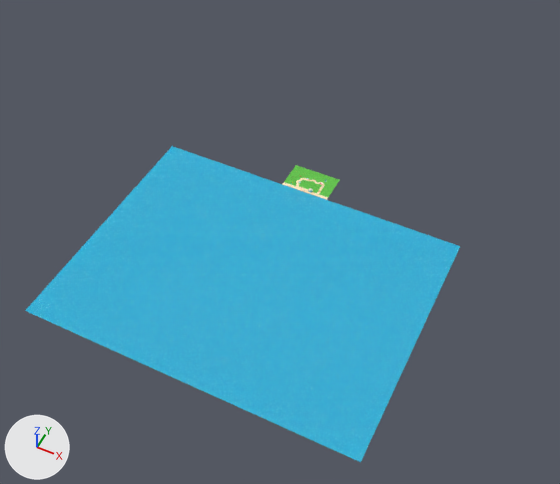
The Blender file tracks-src/splash_lagoon.blend: old version first, new version second.
The view is the same before and after, from a 50 mm lens placed at (2496.0, -5488.0, 5862.0), pointed at (-6.0, -483.0, -394.0). Lighting does not change. The marker at lower left points along +X, +Y and +Z. The picture after the commit comes second.

Objects in the first picture: 'Sand', 'Sea South'.
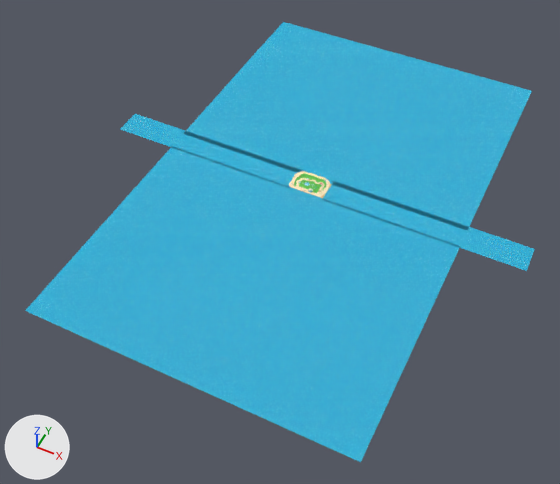
Not visible in the pictures: 'Coconut Palm 2.006', 'Wave Pool Deck', 'Wave Pool', 'Wave Crest 0', 'Kiddie Pool', 'Park Path 1', 'Park Path 3'.

Where the newer file only moved an object's origin or applied its transform, the numbers keep the older frame.

Changed parts and their boxes [x1, y1, x2, y2] in the pictures (560 x 484 px):
'Sea North', added: after [183, 22, 532, 230]
'Sea East', added: after [323, 183, 535, 271]
'Sea West', added: after [120, 114, 301, 187]
part 1 of me_sand, recoloured: before [285, 165, 339, 197]
part 2 of me_sand, recoloured: [291, 172, 330, 195] in both

The change in detail:
me_sand has 16758 vertices, 33000 faces and spans x -200.0..330.0, y -200.0..300.0, z -8.0..5.0.
me_sand is used by ob_sand; location (0.0, 0.0, 0.0).
me_sand part 1: 3309 faces spanning x -200.0..330.0, y -4.0..300.0, z -5.0..1.0 switch from mat_kp_park_lawn__soft_sand to mat_kp_park_wet_sand__deep_water.
me_sand part 2: 3363 faces spanning x -148.0..278.0, y -4.0..264.0, z -1.0..5.0 switch from mat_kp_park_lawn__soft_sand to mat_kp_park_sand__soft_sand.
Mesh me_park_path_3 is new.
It has 14 vertices, 6 faces and spans x 98.0..102.0, y 50.0..88.0, z 3.4..4.9.
It uses material mat_kp_pool_tile.
Mesh me_park_path_1 is new.
It has 10 vertices, 4 faces and spans x 66.7..89.3, y 78.5..99.5, z 4.6..4.8.
It uses material mat_kp_pool_tile.
Mesh me_kiddie_pool is new.
It has 28 vertices, 1 face and spans x 91.0..109.0, y 91.0..109.0, z 4.2.
It uses material mat_kp_pool_water.
Mesh me_wave_crest_0 is new.
It has 4 vertices, 1 face and spans x 23.9..56.1, y 66.3..67.3, z 5.5.
It uses material mat_kp_party_white.
Mesh me_wave_pool is new.
It has 40 vertices, 1 face and spans x 18.0..62.0, y 58.0..102.0, z 5.4.
It uses material mat_kp_pool_water.
Mesh me_wave_pool_deck is new.
It has 40 vertices, 1 face and spans x 12.0..68.0, y 52.0..108.0, z 5.4.
It uses material mat_kp_pool_tile.
Mesh me_sea_east is new.
It has 15 vertices, 8 faces and spans x 280.0..2480.0, y -60.0..260.0, z 0.0.
It uses material mat_kp_summer_sea.
Mesh me_sea_west is new.
It has 15 vertices, 8 faces and spans x -2300.0..-100.0, y -60.0..260.0, z 0.0.
It uses material mat_kp_summer_sea.
Mesh me_sea_north is new.
It has 54 vertices, 34 faces and spans x -1600.0..1800.0, y 200.0..2800.0, z 0.0.
It uses material mat_kp_summer_sea.
Object 'Coconut Palm 2.006' (ob_coconut_palm_2_006) is deleted.
Object 'Park Path 3' (ob_park_path_3) is new; it shows me_park_path_3.
Its location is (0.0, 0.0, 0.0).
Object 'Park Path 1' (ob_park_path_1) is new; it shows me_park_path_1.
Its location is (0.0, 0.0, 0.0).
Object 'Kiddie Pool' (ob_kiddie_pool) is new; it shows me_kiddie_pool.
Its location is (0.0, 0.0, 0.0).
Object 'Wave Crest 0' (ob_wave_crest_0) is new; it shows me_wave_crest_0.
Its location is (0.0, 0.0, 0.0).
Object 'Wave Pool' (ob_wave_pool) is new; it shows me_wave_pool.
Its location is (0.0, 0.0, 0.0).
Object 'Wave Pool Deck' (ob_wave_pool_deck) is new; it shows me_wave_pool_deck.
Its location is (0.0, 0.0, 0.0).
Object 'Sea East' (ob_sea_east) is new; it shows me_sea_east.
Its location is (0.0, 0.0, 0.0).
Object 'Sea West' (ob_sea_west) is new; it shows me_sea_west.
Its location is (0.0, 0.0, 0.0).
Object 'Sea North' (ob_sea_north) is new; it shows me_sea_north.
Its location is (0.0, 0.0, 0.0).
